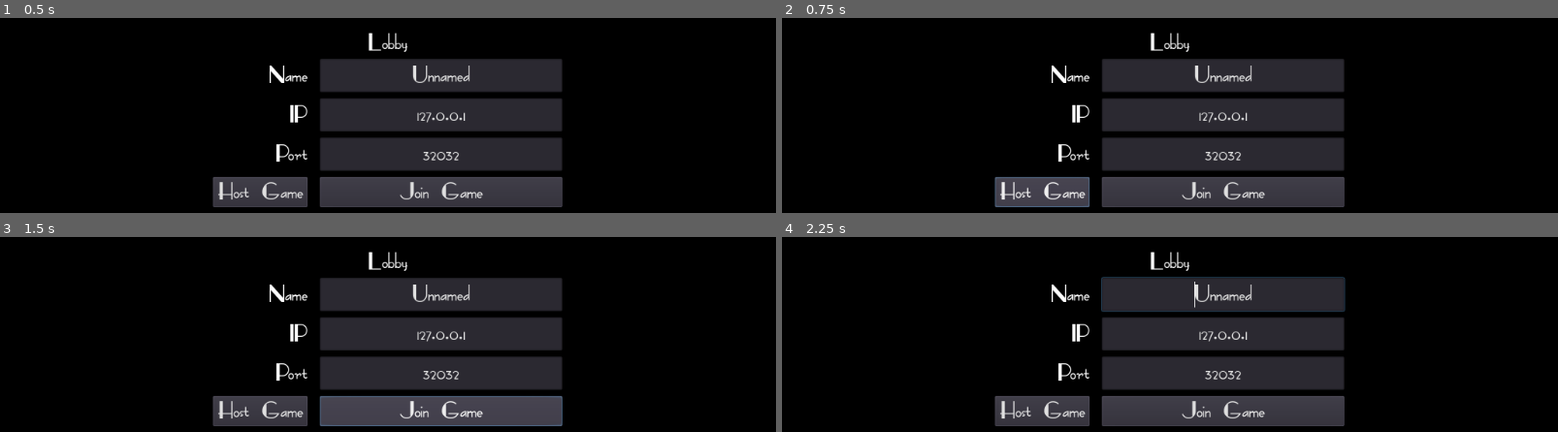
Above: before the commit, frames 1-4 (two rows, left to right).
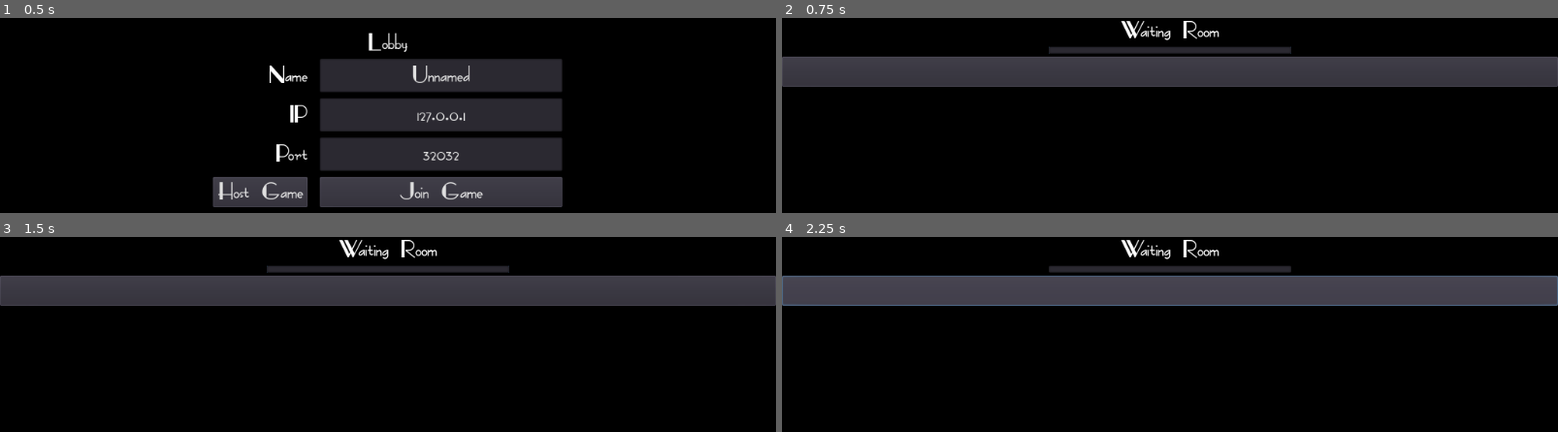
Above: after the commit, the same moments.

Repository: grahaminman/Godot-Getaway
Game: Godot game, scene res://Lobby/Lobby.tscn
Two runs of this game, one before a commit and one after it. Both use one fixed random seed, a clock stepped at 60 frames per second and the inputs below.
Inputs (mouse positions are in pixels of both pictures, inside the frame that each line leads up to):
- Up to frame 1 (0.5 s): no input
- Up to frame 2 (0.75 s): click "Host Game" at 0.5 s
- Up to frame 3 (1.5 s): click "Join Game" at 1.25 s
- Up to frame 4 (2.25 s): click (1170, 291) at 2.02 s

Frame 1 is identical in both runs. In frame 2, 31% of the frame differs, in the area x 0-100%, y 1-98%; in frame 3, 31%; in frame 4, 35%.
Error after the commit: Invalid type in function 'create_server' in base 'NetworkedMultiplayerENet'. Cannot convert argument 1 from Nil to int. (res://Networking/Network.gd:24)

Commit message:
Vid 10 Populating the waiting room

Diff:
--- a/Lobby/Lobby.gd
+++ b/Lobby/Lobby.gd
@@ -5,15 +5,20 @@
 func _ready():
 	NameTextBox.text = Saved.save_data["Player_name"]
 
+
 func _on_HostButton_pressed() -> void:
 	Network.create_server()
-
-
+	create_waiting_room()
 
 func _on_JoinButton_pressed() -> void:
 	Network.connect_to_server()
-
+	create_waiting_room()
 
 func _on_NameTextBox_text_changed(new_text: String) -> void:
 	Saved.save_data["Player_name"] = NameTextBox.text
 	Saved.save_game()
+
+
+func create_waiting_room():
+	$WaitingRoom.popup_centered()
+	$WaitingRoom.refresh_players(Network.players)
--- a/Lobby/Lobby.tscn
+++ b/Lobby/Lobby.tscn
@@ -107,7 +107,9 @@
 margin_bottom = 196.0
 text = "Join Game"
 
-[node name="WaitingRoom" parent="." instance=ExtResource( 3 )]
+[node name="WaitingRoom" parent="." groups=[
+"WaitingRoom",
+] instance=ExtResource( 3 )]
 [connection signal="text_changed" from="VBoxContainer/CenterContainer/GridContainer/NameTextBox" to="." method="_on_NameTextBox_text_changed"]
 [connection signal="pressed" from="VBoxContainer/CenterContainer/GridContainer/HostButton" to="." method="_on_HostButton_pressed"]
 [connection signal="pressed" from="VBoxContainer/CenterContainer/GridContainer/JoinButton" to="." method="_on_JoinButton_pressed"]
--- /dev/null
+++ b/Lobby/WaitingRoom.gd
@@ -0,0 +1,12 @@
+extends Popup
+
+onready var Playerlist = $VBoxContainer/CenterContainer/ItemList
+
+func _ready() -> void:
+	Playerlist.clear()
+
+func refresh_players(players):
+	Playerlist.clear()
+	for player_id in players:
+		var player = players[player_id]["Player_name"]
+		Playerlist.add_item(player, null, false)
--- a/Lobby/WaitingRoom.tscn
+++ b/Lobby/WaitingRoom.tscn
@@ -1,8 +1,12 @@
-[gd_scene format=2]
+[gd_scene load_steps=2 format=2]
+
+[ext_resource path="res://Lobby/WaitingRoom.gd" type="Script" id=1]
 
 [node name="WaitingRoom" type="Popup"]
+visible = true
 anchor_right = 1.0
 anchor_bottom = 1.0
+script = ExtResource( 1 )
 
 [node name="ColorRect" type="ColorRect" parent="."]
 anchor_left = 1.0
--- a/Networking/Network.gd
+++ b/Networking/Network.gd
@@ -4,7 +4,12 @@
 const DEFAULT_PORT = 32023
 const MAX_PLAYERS = 4
 
+var selected_port
+var selected_IP
+
 var local_player_id = 0
+sync var players = {}
+sync var player_data = {}
 
 signal player_disconnected
 signal server_disconnected
@@ -16,34 +21,39 @@
 
 func create_server():
 	var peer = NetworkedMultiplayerENet.new()
-	peer.create_server(DEFAULT_PORT, MAX_PLAYERS)
+	peer.create_server(selected_port, MAX_PLAYERS)
 	get_tree().set_network_peer(peer)
-	set_local_player_id()
-	print("Server has been created")
-	print("I am " + str(local_player_id))
+	add_to_player_list()
 
 
 func connect_to_server():
 	var peer = NetworkedMultiplayerENet.new()
 	get_tree().connect("connected_to_server", self, "_connected_to_server")
-	peer.create_client(DEFAULT_IP, DEFAULT_PORT)
+	peer.create_client(selected_IP, selected_port)
 	get_tree().set_network_peer(peer)
-	set_local_player_id()
 
 
-func set_local_player_id():
+func add_to_player_list():
 	local_player_id = get_tree().get_network_unique_id()
+	player_data = Saved.save_data
+	players[local_player_id] = player_data
 
 
 func _connected_to_server():
-	rpc("_send_player_info", local_player_id)
+	add_to_player_list()
+	rpc("_send_player_info", local_player_id, player_data)
 
 
-remote func _send_player_info(id):
+remote func _send_player_info(id, player_info):
+	players[id] = player_info
 	if local_player_id == 1:
-		print( str(id) + " has connected.")
-
+		rset("players", players)
+		rpc("update_waiting_room")
 
 func _on_player_connected(id):
 	if not get_tree().is_network_server():
 		print( str(id) + " has connected.")
+
+
+sync func update_waiting_room():
+	get_tree().call_group("WaitingRoom", "refresh_players", players)
